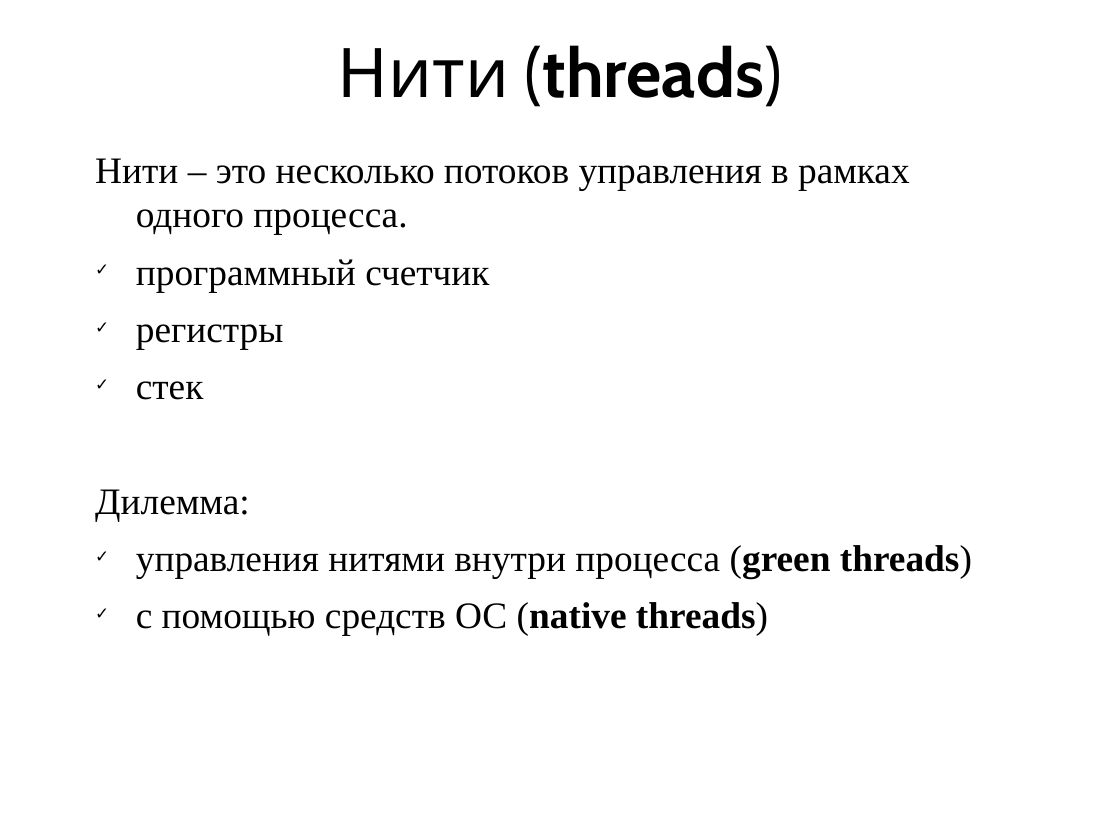
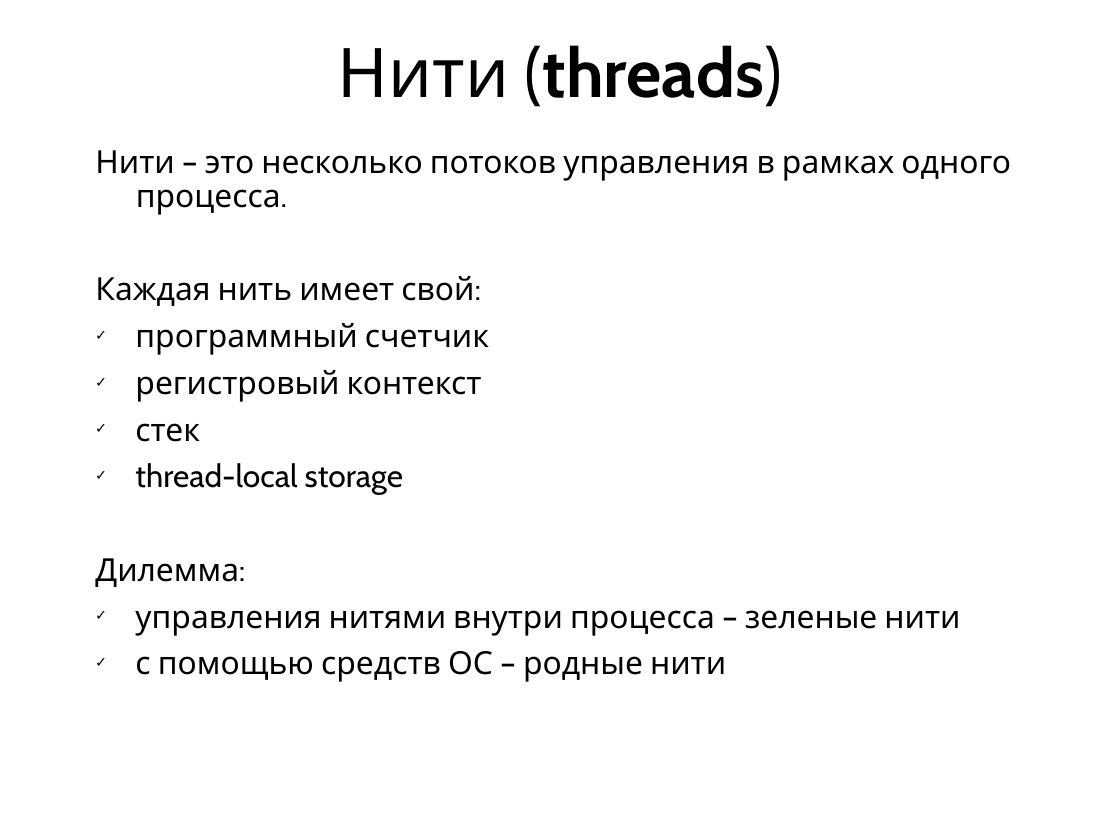
Before and after one commit to vseloved/kpi-spos, a slide deck: slide 6 of lec/6-proc/proc.ppt (slide 4 before the commit). Drawn at 1120x840 pixels with LibreOffice and Linux fonts; fonts in the diff are those of the drawing. Boxes give left, top, right and bottom in pixels: in the first picture for what was removed or moved away, otherwise in the second. Text is boxed around its words. In the diff, an @@ line names an element or a change of style, - is before the commit and + after.

```diff
--- a/lec/6-proc/proc.ppt
+++ b/lec/6-proc/proc.ppt
@@ text at <box>95,150,1011,587</box>: size 24 to 20.4 pt, font Times New Roman to Cabin in "Нити – это несколько потоков управления в ...", "программный счетчик", "стек", "Дилемма:"; line spacing 1 to 0.9 @@
@@ text at <box>95,276,474,306</box>: paragraph added @@
+Каждая нить имеет свой:
@@ text at <box>135,370,482,402</box>: text changed; size 24 to 20.4 pt; font Times New Roman to Cabin @@
-✓ регистры
+✓ регистровый контекст
@@ text at <box>135,463,403,495</box>: paragraph added @@
+✓ thread-local storage
@@ text at <box>135,610,960,682</box>: text changed; size 24 to 20.4 pt; font Times New Roman to Cabin @@
-✓ управления нитями внутри процесса (green threads)
-✓ с помощью средств ОС (native threads)
+✓ управления нитями внутри процесса – зеленые нити
+✓ с помощью средств ОС – родные нити
```
Also in this commit, not shown: 10 other slides changed, 5 slides added, 4 slides removed, 41 other files.
